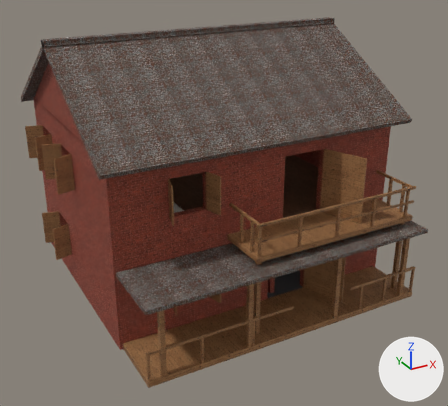
An edit to the glTF model docs/models/buildings/house_tactical.glb, drawn before and after from the same camera.
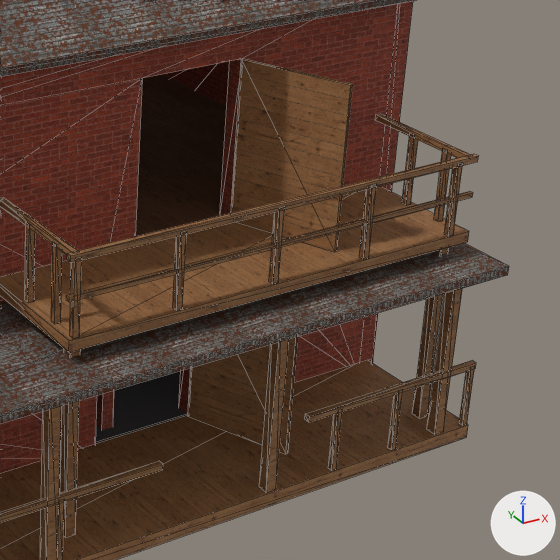
Each version appears first whole from a camera (50 mm lens) standing at (-9.69, -18.74, 11.6) and looking at (0.13, -0.89, 2.68), and next in a close-up on the part from 51% to 100% of the width and 31% to 85% of the height. Lighting does not change. The marker at lower right points along +X, +Y and +Z. The first two pictures are the older version. The close-ups show mesh edges as thin lines. Vertices at exactly the same position are counted once.

Script lines for the objects in view, before the commit:
```python
me_housetacticalmesh = bpy.data.meshes.new('HouseTacticalMesh')
me_housetacticalmesh.from_pydata(...)  # 1120 vertices, 1848 faces; spans x -5.59..5.59, y -5.95..5.95, z 0.0..8.63
# faces by material slot: [12, 44, 424, 972, 372, 12, 12]
me_housetacticalmesh.materials.append(mat_house_concrete_dark)
me_housetacticalmesh.materials.append(mat_house_wood_dark)
me_housetacticalmesh.materials.append(mat_house_brick_red)
me_housetacticalmesh.materials.append(mat_house_wood)
me_housetacticalmesh.materials.append(mat_house_rust)
me_housetacticalmesh.materials.append(mat_house_mattress)  # white #eae7df
me_housetacticalmesh.materials.append(mat_house_pillow)  # white #f6f6f3
ob_housetactical = bpy.data.objects.new('HouseTactical', me_housetacticalmesh)
ob_housetactical.location = (0.0, 0.0, 0.0)
```
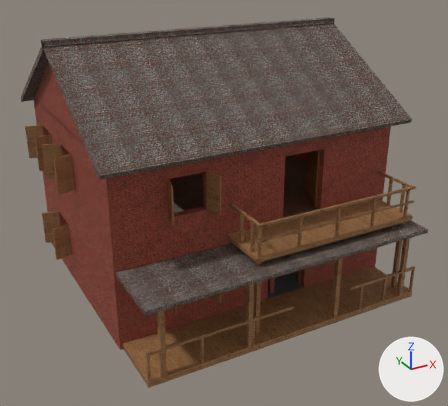
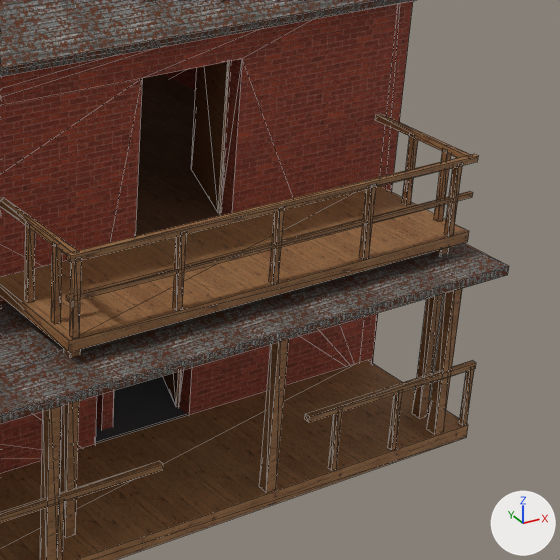
Commit message: Tactical House: all 4 doors swing inward (opposite side)

Changed parts and their boxes [x1, y1, x2, y2] in the close-ups (560 x 560 px; the box of a moved part takes in the faces that stretch with it):
```json
{"part": 1, "of": "me_housetacticalmesh", "change": "moved or reshaped", "before": [188, 336, 298, 454], "after": [163, 371, 180, 407]}
{"part": 2, "of": "me_housetacticalmesh", "change": "moved or reshaped", "before": [231, 59, 353, 252], "after": [191, 61, 230, 213]}
```

Scene script edits in JSON lines:
```json
{"block": "me_housetacticalmesh", "where": "me_housetacticalmesh.from_pydata(...)  # 1120 vertices, 1848 faces; spans x -5.59..5.59, y -5.95..5.95, z 0.0..8.63"}
{"block": "me_housetacticalmesh", "where": "# used by ob_housetactical; location = (0.0, 0.0, 0.0)"}
{"block": "me_housetacticalmesh", "change": "me_housetacticalmesh part 1: the loose piece of 8 vertices spanning x 1.73..2.34, y -5.1..-3.69, z 0.2..2.4 is turned 136 degrees about the z axis through its middle, then moved by (0.0, 1.64, 0.0)"}
{"block": "me_housetacticalmesh", "change": "me_housetacticalmesh part 2: the loose piece of 8 vertices spanning x 2.23..2.84, y -5.1..-3.69, z 3.0..5.2 is turned 136 degrees about the z axis through its middle, then moved by (0.0, 1.64, 0.0)"}
```
